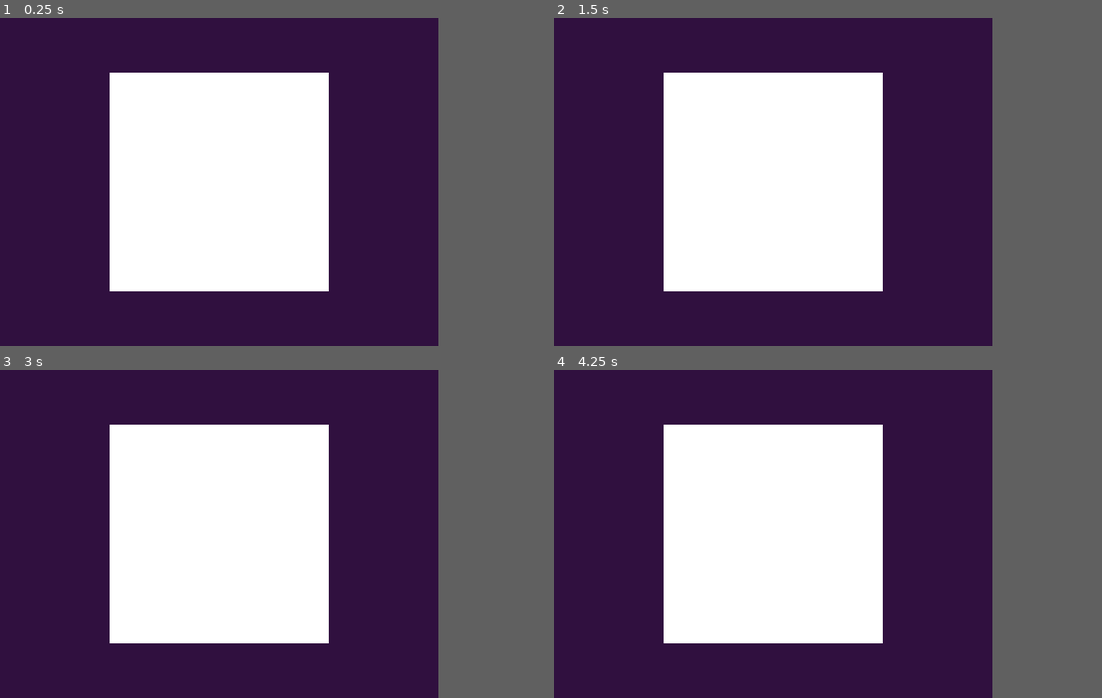
Above: before the commit, frames 1-4 (two rows, left to right).
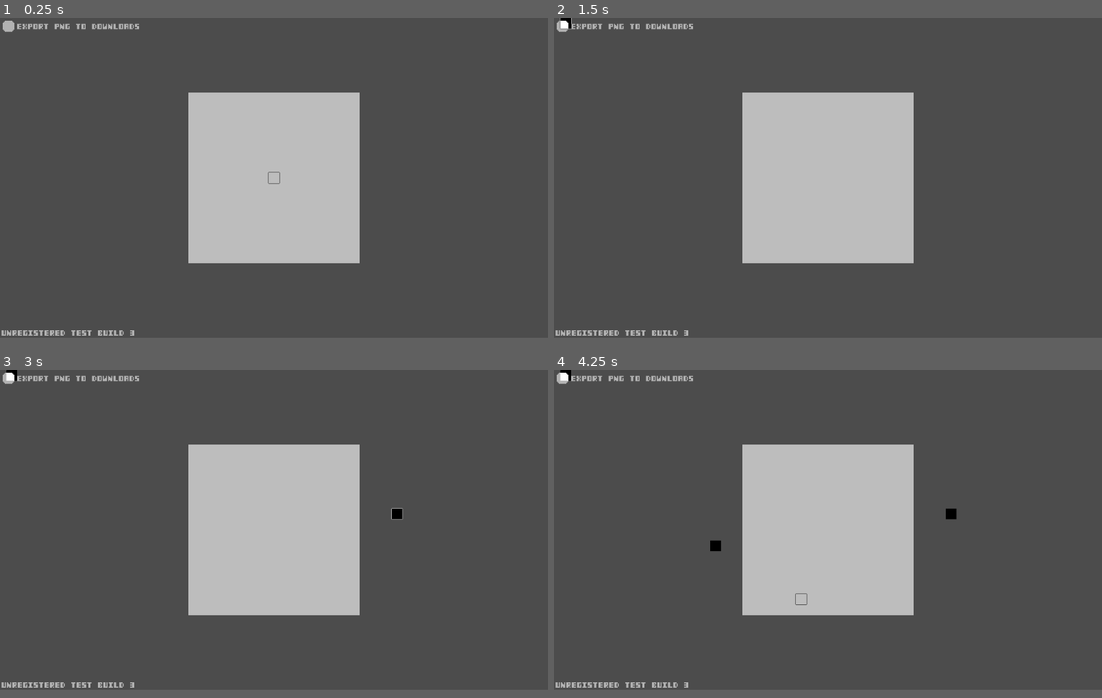
Above: after the commit, the same moments.

Repository: Vaight/Sprixel
Game: Godot game, scene res://scenes/Pixel Drawing Test.tscn
Same seed, same stepped clock (60 frames per second), same inputs: the game is played once before the commit and once after it. Before the commit the project starts from res://scenes/canvas_editor.tscn.
Inputs (mouse positions are in pixels of both pictures, inside the frame that each line leads up to):
- Up to frame 1 (0.25 s): no input
- Up to frame 2 (1.5 s): click (559, 27) at 0.52 s; click (559, 27) at 1.27 s
- Up to frame 3 (3 s): click (5, 379) at 2.02 s; tap Enter at 2.75 s; move the mouse to (317, 517) at 2.77 s; click (317, 517) at 2.92 s
- Up to frame 4 (4.25 s): tap Space at 3.5 s; drag from (685, 550) to (751, 599) at 3.52 s
In our replay, the window is 640x480 before the commit and 800x468 after it. These sizes can differ from the game's own. Grey fills any space a smaller window leaves; there, only what the larger window draws over its background counts as a difference.

The runs differ from the first frame. In frame 1, 78% of the frame differs, in the area x 0-80%, y 0-98%; in frame 2, 78%; in frame 3, 78%; in frame 4, 78%.

Commit message:
Progress Build 3
+ ability to place pixels
+ store pixel positions in memory
+ saving to PNG file
+ zoom functionality

Diff:
--- /dev/null
+++ b/source/Shaders/invert.tres
@@ -0,0 +1,8 @@
+[gd_resource type="Shader" format=2]
+
+[resource]
+code = "shader_type canvas_item;
+void fragment(){
+	vec4 color = vec4(texture(SCREEN_TEXTURE, SCREEN_UV).rgb, texture(TEXTURE, UV).a);
+	COLOR = vec4(1.0 - color.rgb,  color.a);
+}"
--- a/source/code/pixel_drawing_test.gd
+++ b/source/code/pixel_drawing_test.gd
@@ -7,27 +7,46 @@
 var my_array_init = Vector2(0,0)
 var stored_pixels = [my_array_init]
 var root = self
+onready var cursor = $Sprite
 
 func _ready():
+	# _create_png(Vector2(16,16), "test2.png")
 	stored_pixels.clear()
 	root.update()
 
 func _input(event):
 	if event is InputEventMouseButton:
 		if event.button_index == BUTTON_LEFT and event.pressed:
-			var coords = root.get_global_mouse_position()
-			coords = Vector2(round(coords.x), round(coords.y))
+			var coords = get_global_mouse_position()
+			coords = Vector2(floor(coords.x), floor(coords.y))
 			stored_pixels.append(coords)
 			root.update()
+	if event is InputEventMouseMotion:
+		cursor.position = Vector2(floor(get_global_mouse_position().x)+0.5, floor(get_global_mouse_position().y)+0.5)
 
 func _draw():
 	for _y in range(0, y_size):
 		for _x in range(0, x_size):
-			draw_rect(Rect2(_x - x_size/2, _y - y_size/2, 1, 1), Color.white, true)
+			draw_rect(Rect2(_x - x_size/2, _y - y_size/2, 1, 1), Color.gray, true)
 
 	for _i in range(0, stored_pixels.size()):
 		var coords = stored_pixels[_i]
-		print(coords)
+		# print(coords)
 		draw_rect(Rect2(coords.x, coords.y, 1, 1), Color.black, true)
 
-	draw_rect(Rect2(350, 241, 1, 1), Color.black, true)
+	print(stored_pixels.size())
+
+func _create_png(size : Vector2, name : String):
+	var img = Image.new()
+	img.create(size.x,size.y,false,Image.FORMAT_RGBA8)
+	img.fill(Color.white)
+	for _i in range(0, stored_pixels.size()):
+		img.lock()
+		img.set_pixel(stored_pixels[_i].x+x_size/2, stored_pixels[_i].y+y_size/2, Color.black)
+		print(stored_pixels[_i])
+	img.unlock()
+	img.save_png(OS.get_system_dir(OS.SYSTEM_DIR_DOWNLOADS) + name)
+
+
+func _on_Button_pressed():
+	_create_png(Vector2(x_size,y_size), "/test2.png")
--- /dev/null
+++ b/source/code/png_creation_test.gd
@@ -0,0 +1,6 @@
+extends Node
+func _ready():
+	var img = Image.new()
+	img.create(16,16,false,Image.FORMAT_RGBA8)
+	img.fill(Color.white)
+	img.save_png("Test.png")
--- a/source/project.godot
+++ b/source/project.godot
@@ -11,7 +11,7 @@
 [application]
 
 config/name="pixel art editor"
-run/main_scene="res://scenes/canvas_editor.tscn"
+run/main_scene="res://scenes/Pixel Drawing Test.tscn"
 boot_splash/image="res://icon.png"
 boot_splash/fullsize=false
 boot_splash/use_filter=false
@@ -20,9 +20,6 @@
 
 [display]
 
-window/size/width=640
-window/size/height=480
-window/size/resizable=false
 window/per_pixel_transparency/allowed=true
 window/per_pixel_transparency/enabled=true
 
@@ -32,5 +29,4 @@
 
 [rendering]
 
-environment/default_clear_color=Color( 0.192157, 0.0666667, 0.25098, 1 )
 environment/default_environment="res://default_env.tres"
--- a/source/scenes/Pixel Drawing Test.tscn
+++ b/source/scenes/Pixel Drawing Test.tscn
@@ -1,28 +1,67 @@
-[gd_scene load_steps=5 format=2]
+[gd_scene load_steps=11 format=2]
 
 [ext_resource path="res://code/pixel_drawing_test.gd" type="Script" id=1]
 [ext_resource path="res://code/camera_controller.gd" type="Script" id=2]
-[ext_resource path="res://sprites/ui/windowborder.png" type="Texture" id=4]
+[ext_resource path="res://sprites/selector.png" type="Texture" id=3]
+[ext_resource path="res://themes/ui_buttons.tres" type="Theme" id=4]
+[ext_resource path="res://sprites/fonts/pixy.tres" type="DynamicFont" id=5]
+[ext_resource path="res://Shaders/invert.tres" type="Shader" id=6]
 
-[sub_resource type="StyleBoxTexture" id=1]
-texture = ExtResource( 4 )
-region_rect = Rect2( 0, 0, 320, 240 )
-modulate_color = Color( 1, 0.486275, 0.486275, 1 )
+[sub_resource type="ShaderMaterial" id=2]
+shader = ExtResource( 6 )
+
+[sub_resource type="ShaderMaterial" id=6]
+shader = ExtResource( 6 )
+
+[sub_resource type="ShaderMaterial" id=5]
+shader = ExtResource( 6 )
+
+[sub_resource type="ShaderMaterial" id=4]
+shader = ExtResource( 6 )
 
 [node name="Pixel Drawing Test" type="Node2D"]
-position = Vector2( 320, 240 )
+script = ExtResource( 1 )
 
-[node name="Canvas" type="Node2D" parent="."]
-script = ExtResource( 1 )
+[node name="Camera" type="Camera2D" parent="."]
+current = true
+zoom = Vector2( 0.05, 0.05 )
+script = ExtResource( 2 )
+
+[node name="Sprite" type="Sprite" parent="."]
+material = SubResource( 2 )
+scale = Vector2( 0.07, 0.07 )
+texture = ExtResource( 3 )
 
 [node name="CanvasLayer" type="CanvasLayer" parent="."]
 
-[node name="Panel" type="Panel" parent="CanvasLayer"]
-anchor_right = 1.0
-anchor_bottom = 1.0
-custom_styles/panel = SubResource( 1 )
+[node name="TEXT" type="Label" parent="CanvasLayer"]
+material = SubResource( 6 )
+margin_left = 14.0
+margin_top = 7.0
+margin_right = 281.0
+margin_bottom = 27.0
+custom_fonts/font = ExtResource( 5 )
+text = "export PNG to downloads"
+align = 1
+valign = 1
 
-[node name="Camera" type="Camera2D" parent="."]
-current = true
-zoom = Vector2( 0.1, 0.1 )
-script = ExtResource( 2 )
+[node name="Button" type="Button" parent="CanvasLayer"]
+material = SubResource( 5 )
+margin_left = 5.0
+margin_top = 5.0
+margin_right = 27.0
+margin_bottom = 26.0
+theme = ExtResource( 4 )
+custom_fonts/font = ExtResource( 5 )
+
+[node name="Label" type="Label" parent="CanvasLayer"]
+material = SubResource( 4 )
+margin_left = 3.0
+margin_top = 586.0
+margin_right = 83.0
+margin_bottom = 600.0
+custom_colors/font_color = Color( 1, 1, 1, 0.427451 )
+custom_fonts/font = ExtResource( 5 )
+text = "unregistered test build 3"
+
+[connection signal="pressed" from="CanvasLayer/Button" to="." method="_on_Button_pressed"]
--- a/source/sprites/fonts/pixy.tres
+++ b/source/sprites/fonts/pixy.tres
@@ -5,4 +5,5 @@
 
 [resource]
 size = 32
+extra_spacing_top = -12
 font_data = SubResource( 1 )
Not shown, added: source/export_presets.cfg
Binary file added: source/sprites/selector.png
Not shown, added: source/sprites/selector.png.import
Binary file added: source/test2.png
Not shown, added: source/test2.png.import
Not shown, added: test builds/unregistered test build 3/UTB3.exe
Not shown, added: test builds/unregistered test build 3/UTB3.pck
